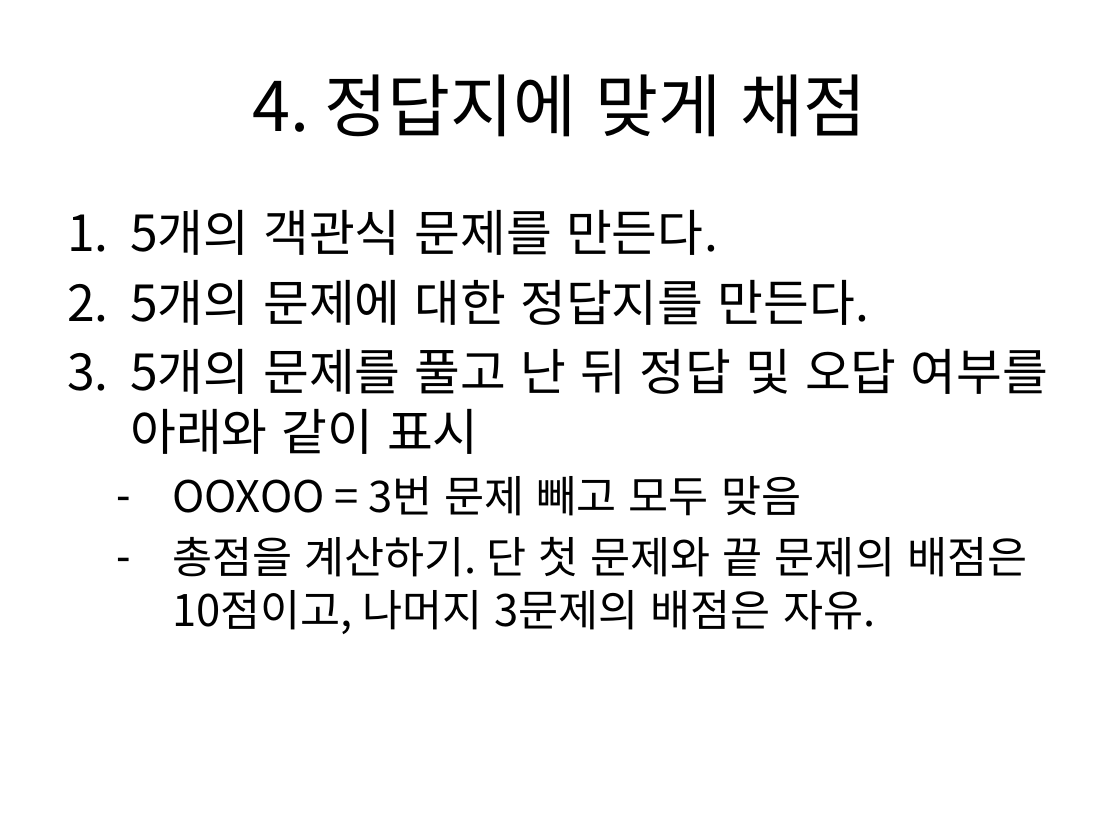
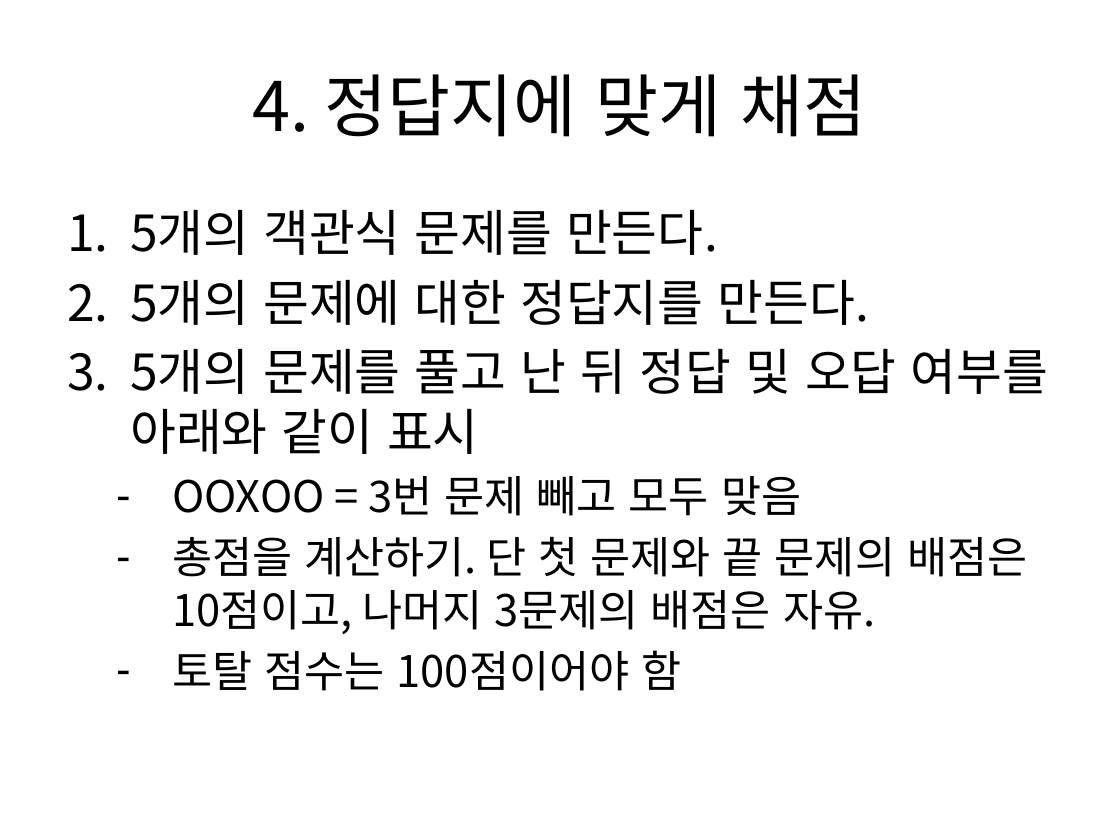
Before and after one commit to Yorgos7784/SW_Lesson, a slide deck: slide 5 of Etc/20201228 코딩문제.pptx. Drawn at 1120x840 pixels with LibreOffice and Linux fonts; fonts in the diff are those of the drawing. Boxes give left, top, right and bottom in pixels: in the first picture for what was removed or moved away, otherwise in the second. Text is boxed around its words. In the diff, an @@ line names an element or a change of style, - is before the commit and + after.

```diff
--- a/Etc/20201228 코딩문제.pptx
+++ b/Etc/20201228 코딩문제.pptx
@@ text at box(172, 650, 681, 691): paragraph added @@
+  – 토탈 점수는 100점이어야 함
```
Also in this commit, not shown: 1 slide added, 3 other files.
